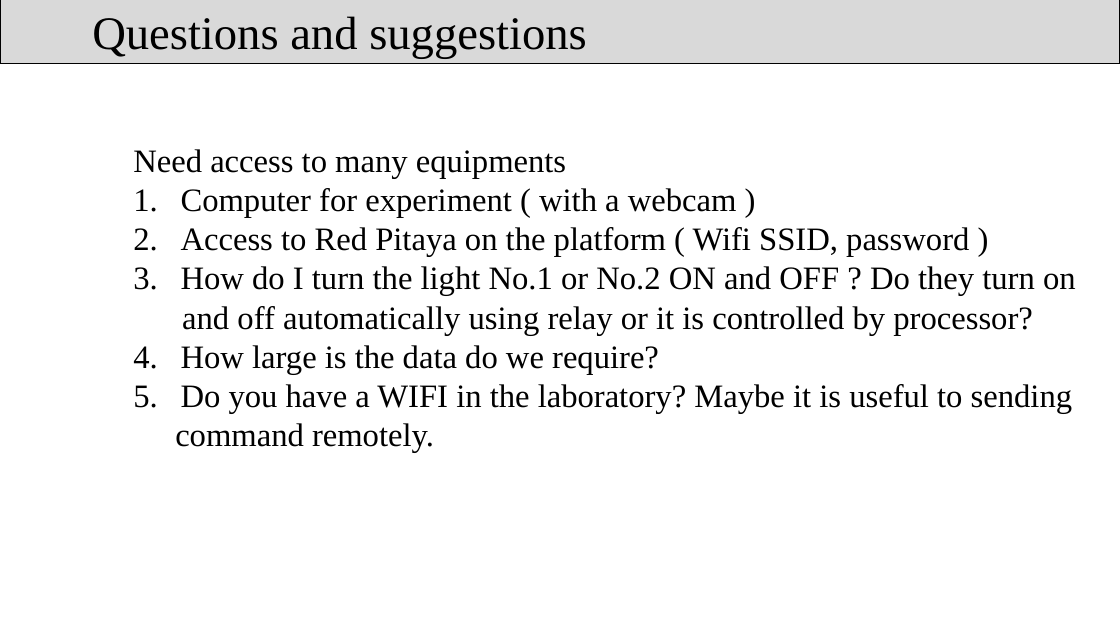
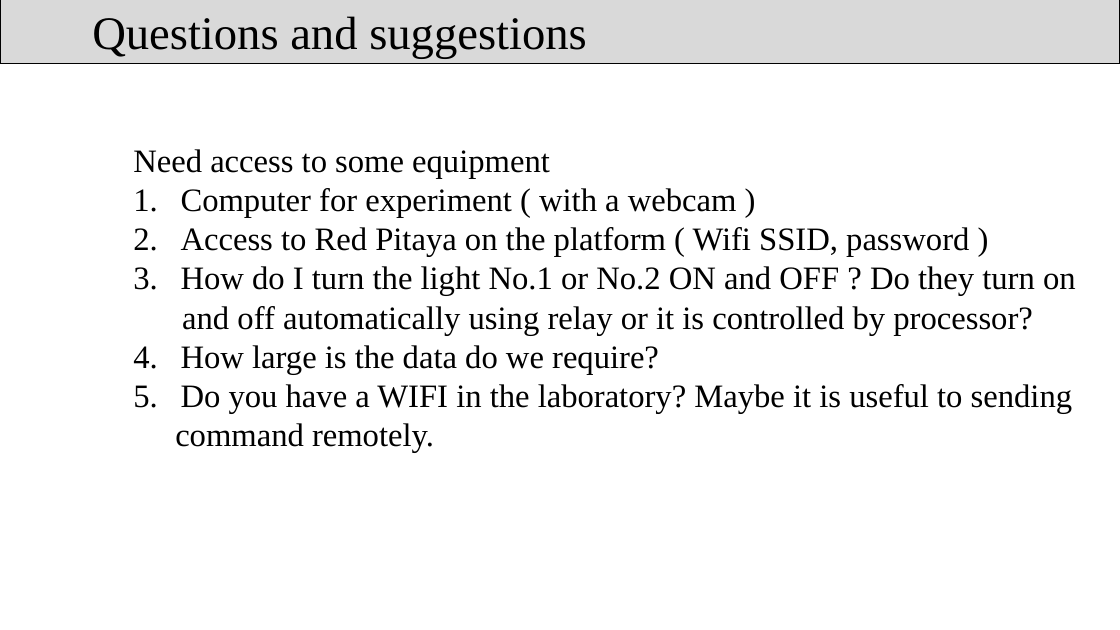
Before and after one commit to TiniyaVinod/using-image-processing-and-machine-learning-for-passenger-detection-sensor-optimization, a slide deck: slide 11 of Documents/Discussion/Discussion#1.pptx. Drawn at 1120x630 pixels with LibreOffice and Linux fonts; fonts in the diff are those of the drawing. Boxes give left, top, right and bottom in pixels: in the first picture for what was removed or moved away, otherwise in the second. Text is boxed around its words. In the diff, an @@ line names an element or a change of style, - is before the commit and + after.

```diff
--- a/Documents/Discussion/Discussion#1.pptx
+++ b/Documents/Discussion/Discussion#1.pptx
@@ text at [133,149,550,178]: text changed @@
-Need access to many equipments
+Need access to some equipment
```
Also in this commit, not shown: 4 other slides changed, 1 slide removed.
